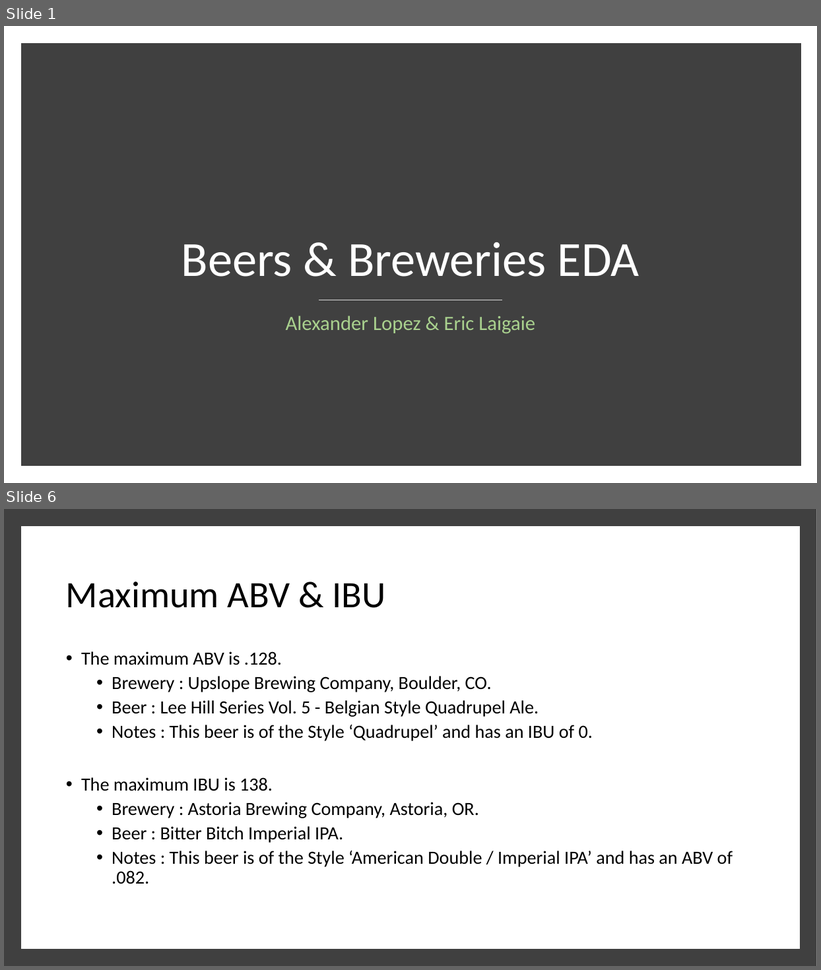
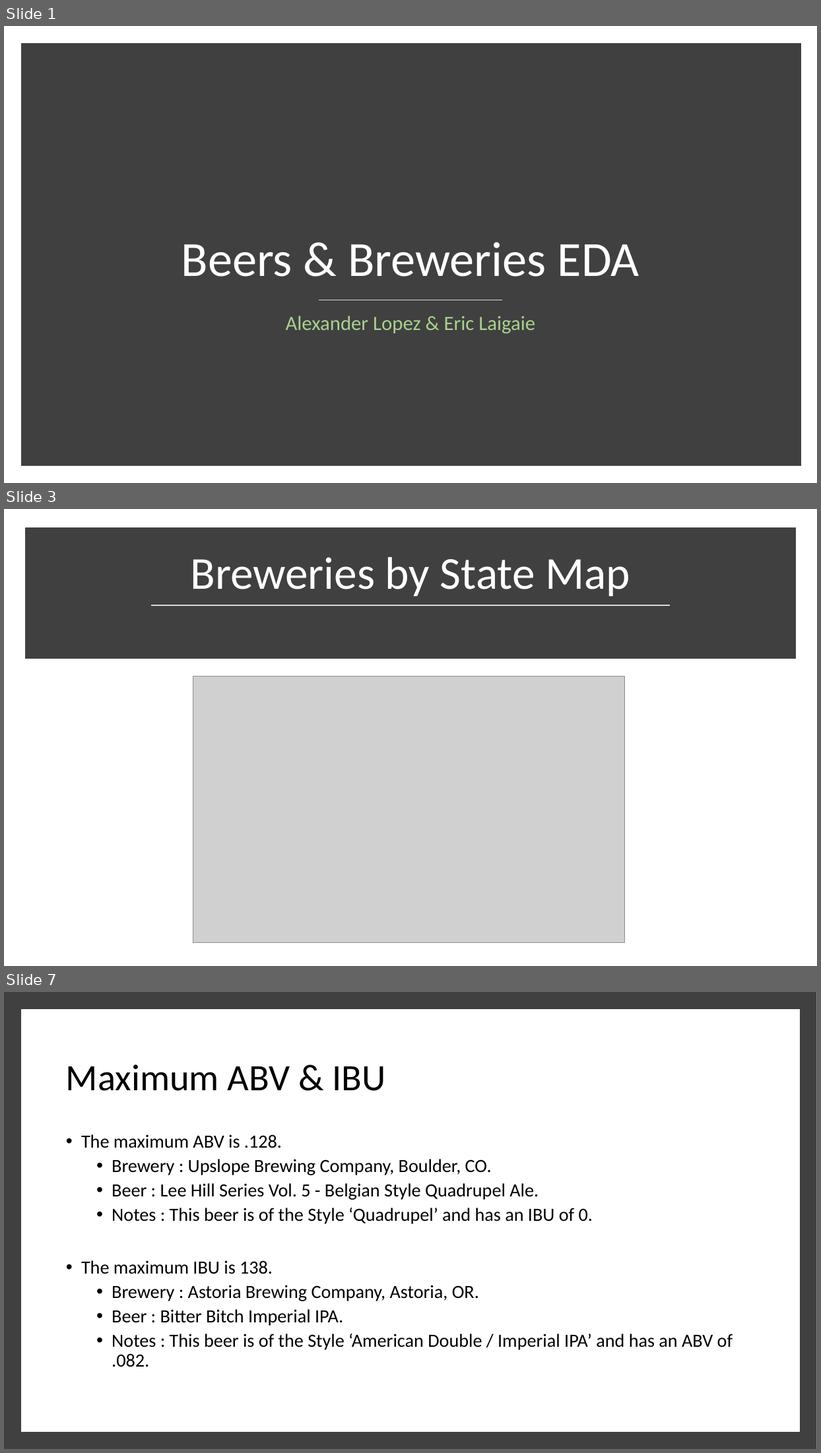
Before and after one commit to ericlaigaie/Case-Study-01, a slide deck: EDA_Presentation.pptx. Shown one above the other, each under a label of ours: slides 1 and 6 before the commit, slides 1, 3 and 7 after it; the slides between them are not shown. The pictures are 821x970 and 821x1453 pixels, drawn with LibreOffice and Linux fonts; fonts in the diff are those of the drawing; grey boxes stand for pictures. Boxes give left, top, right and bottom in pixels: in the first picture for what was removed or moved away, otherwise in the second. Text is boxed around its words. In the diff, an @@ line names an element or a change of style, - is before the commit and + after.

```diff
--- a/EDA_Presentation.pptx
+++ b/EDA_Presentation.pptx
@@ slide 3 added at (4, 509, 817, 966), background #FFFFFF @@
@@ rectangle added at (29, 532, 792, 656), fill #404040, outline #404040 10 pt @@
@@ title added at (190, 557, 630, 596), 54 pt, text #FFFFFF @@
+Breweries by State Map
@@ line added from (152, 605) to (670, 605), #D9D9D9 1.75 pt @@
@@ picture added at (193, 676, 625, 943) @@
@@ what was slide 6 is now slide 7 @@
```
Also in this commit, not shown: 3 slides changed, 1 other slide added, 1 slide removed.
